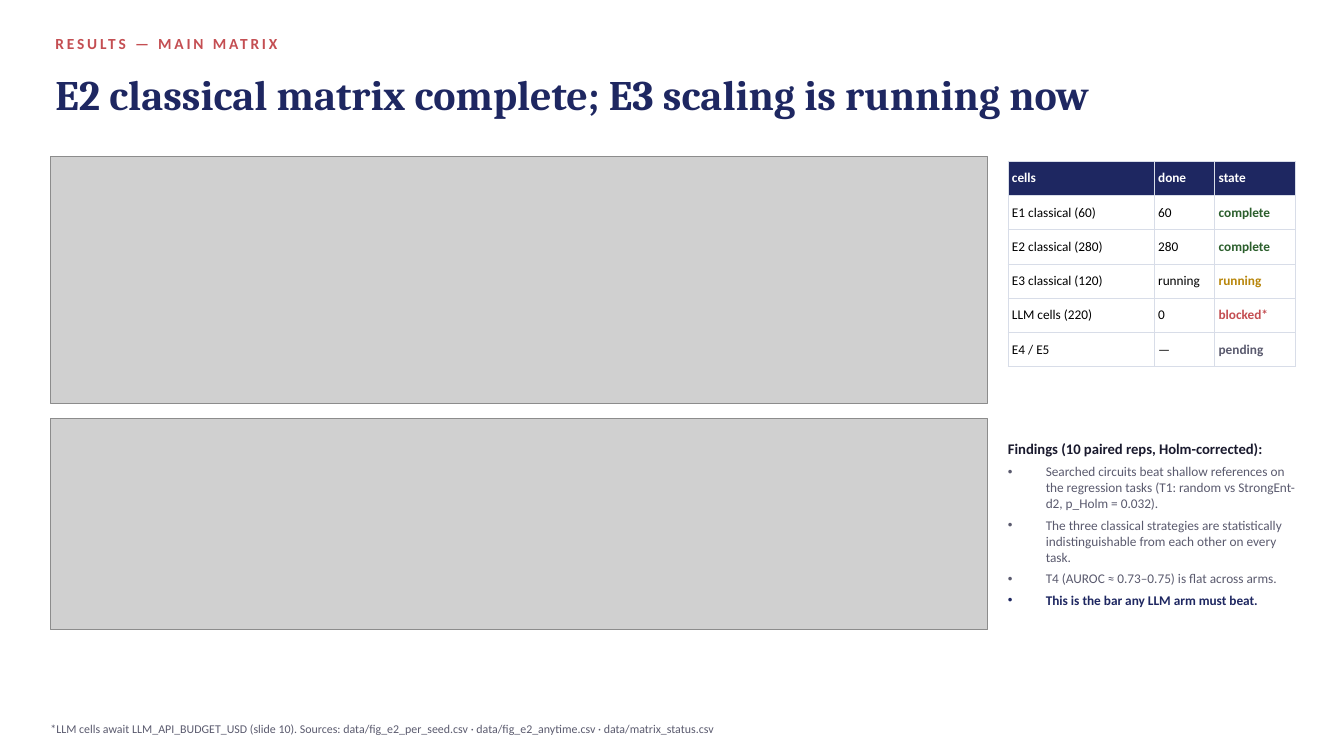
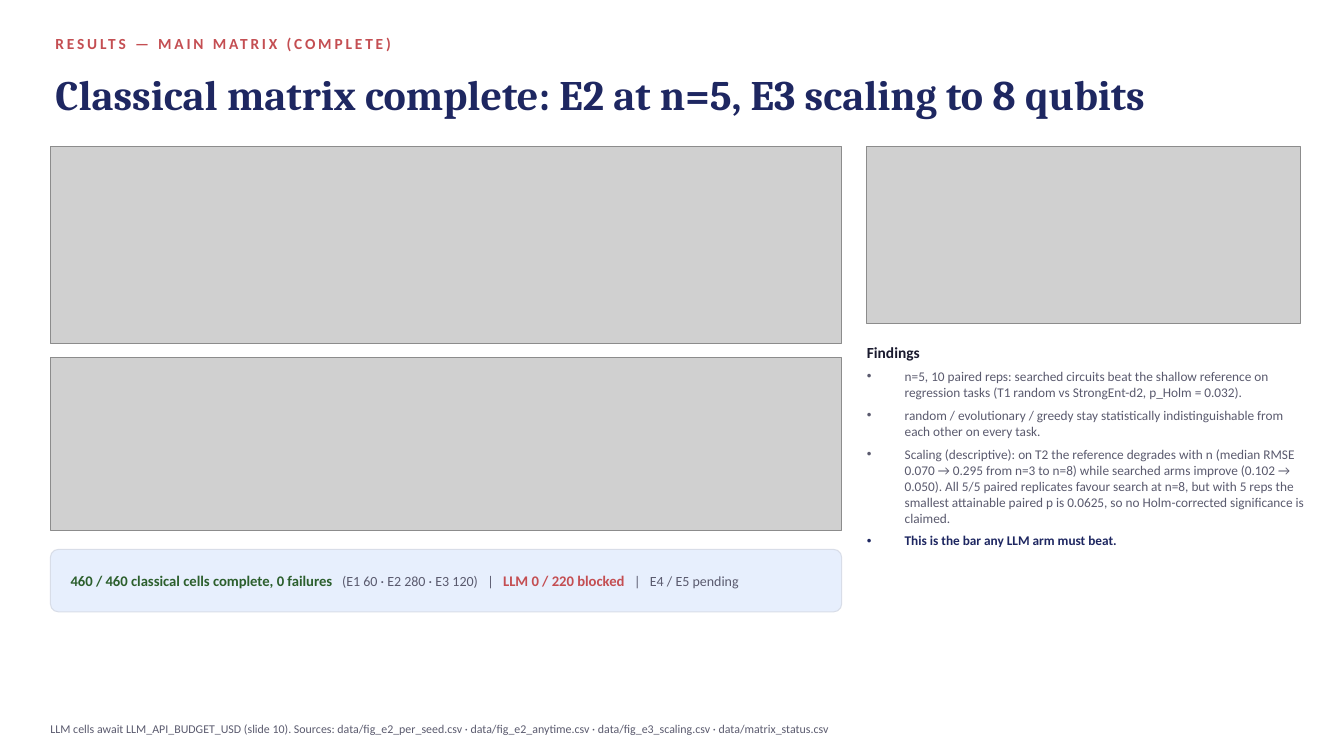
Before and after one commit to dorakingx/llm-vqc, a slide deck: slide 8 of docs/presentation/bench_v2_weekly/LLM_VQC_weekly_benchmark_v2.pptx. Drawn at 1344x756 pixels with LibreOffice and Linux fonts; fonts in the diff are those of the drawing; grey boxes stand for pictures. Boxes give left, top, right and bottom in pixels: in the first picture for what was removed or moved away, otherwise in the second. Text is boxed around its words. In the diff, an @@ line names an element or a change of style, - is before the commit and + after.

```diff
--- a/docs/presentation/bench_v2_weekly/LLM_VQC_weekly_benchmark_v2.pptx
+++ b/docs/presentation/bench_v2_weekly/LLM_VQC_weekly_benchmark_v2.pptx
@@ text at [55, 28, 1289, 58]: text changed @@
-RESULTS — MAIN MATRIX
+RESULTS — MAIN MATRIX (COMPLETE)
@@ text at [55, 81, 1145, 120]: text changed @@
-E2 classical matrix complete; E3 scaling is running now
+Classical matrix complete: E2 at n=5, E3 scaling to 8 qubits
@@ picture: place and size @@
-picture at [50, 156, 988, 403]
+picture at [50, 146, 842, 344]
@@ picture added at [867, 146, 1301, 324] @@
@@ table removed at [1008, 161, 1296, 360], 6 rows, 3 columns @@
-cells | done | state
-E1 classical (60) | 60 | complete
-E2 classical (280) | 280 | complete
-E3 classical (120) | running | running
-LLM cells (220) | 0 | blocked*
-E4 / E5 | — | pending
@@ picture: place and size @@
-picture at [50, 418, 988, 630]
+picture at [50, 358, 842, 530]
@@ text at [867, 347, 1304, 523]: text changed @@
-Findings (10 paired reps, Holm-corrected):
-• Searched circuits beat shallow references on the regression tasks (T1: random vs StrongEnt-d2, p_Holm = 0.032).
-• The three classical strategies are statistically indistinguishable from each other on every task.
-• T4 (AUROC ≈ 0.73–0.75) is flat across arms.
+Findings
+• n=5, 10 paired reps: searched circuits beat the shallow reference on regression tasks (T1 random vs StrongEnt-d2, p_Holm = 0.032).
+• random / evolutionary / greedy stay statistically indistinguishable from each other on every task.
+• Scaling (descriptive): on T2 the reference degrades with n (median RMSE 0.070 → 0.295 from n=3 to n=8) while searched arms improve (0.102 → 0.050). All 5/5 paired replicates favour search at n=8, but with 5 reps the smallest attainable paired p is 0.0625, so no Holm-corrected significance is claimed.
@@ text "Findings": place and size @@
-text "Findings" at [1008, 443, 1295, 607]
+text "Findings" at [867, 347, 1304, 547]
@@ text "Findings" at [867, 347, 1304, 547]: vertical alignment middle to top @@
@@ rounded rectangle added at [50, 549, 842, 612], fill #CADCFC at 45% opacity, outline #D8DDE8 0.75 pt @@
@@ text added at [71, 575, 739, 589], 10.5 pt, text #2C5F2D, bold @@
+460 / 460 classical cells complete, 0 failures (E1 60 · E2 280 · E3 120) | LLM 0 / 220 blocked | E4 / E5 pending
@@ text at [50, 724, 829, 735]: text changed @@
-*LLM cells await LLM_API_BUDGET_USD (slide 10). Sources: data/fig_e2_per_seed.csv · data/fig_e2_anytime.csv · data/matrix_status.csv
+LLM cells await LLM_API_BUDGET_USD (slide 10). Sources: data/fig_e2_per_seed.csv · data/fig_e2_anytime.csv · data/fig_e3_scaling.csv · data/matrix_status.csv
```
Also in this commit, not shown: 1 other slide changed, 19 other files.
